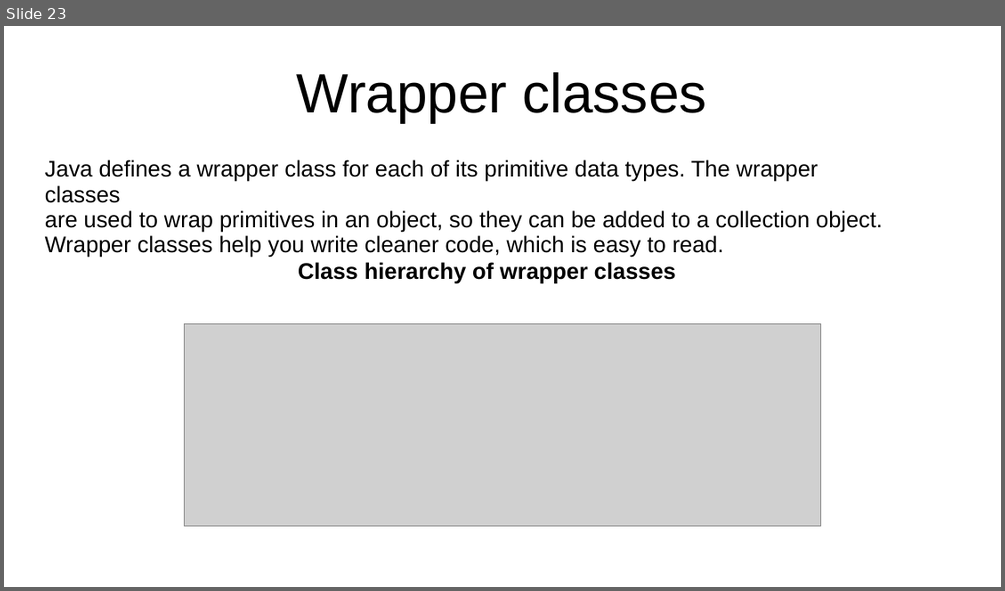
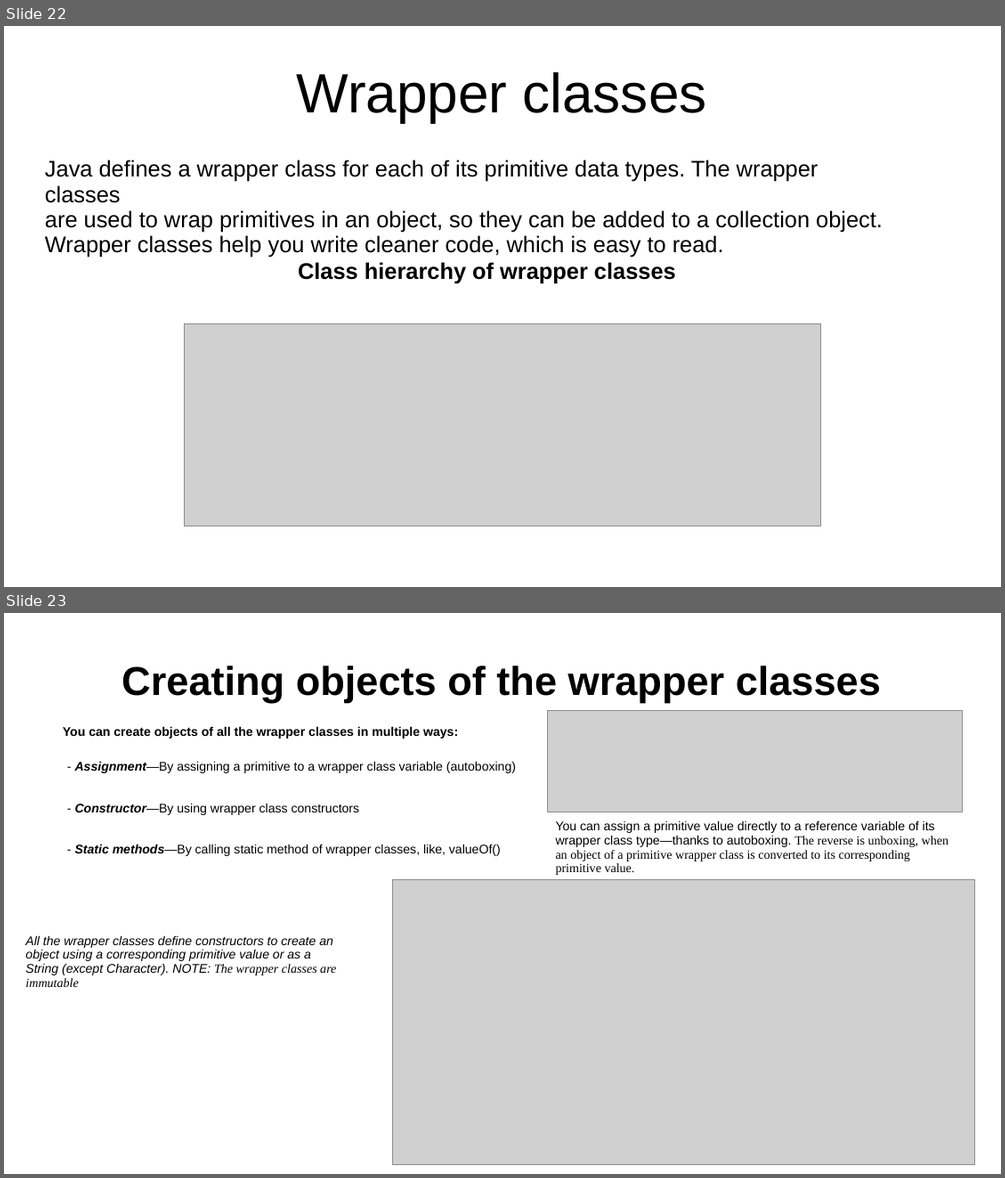
Before and after one commit to wtineomoronta/work-coding-dojo, a slide deck: Java Coding Dojo - Session 3.ppt. Shown one above the other, each under a label of ours: slide 23 before the commit, slides 22 and 23 after it. The pictures are 1005x591 and 1005x1178 pixels, drawn with LibreOffice and Linux fonts; fonts in the diff are those of the drawing; grey boxes stand for pictures. Boxes give left, top, right and bottom in pixels: in the first picture for what was removed or moved away, otherwise in the second. Text is boxed around its words. In the diff, an @@ line names an element or a change of style, - is before the commit and + after.

```diff
--- a/Java Coding Dojo - Session 3.ppt
+++ b/Java Coding Dojo - Session 3.ppt
@@ slide 23 added at <box>4,613,1001,1174</box>, background #FFFFFF @@
@@ title added at <box>121,666,881,702</box>, 32 pt, text #000000, bold @@
+Creating objects of the wrapper classes
@@ picture added at <box>548,710,963,811</box> @@
@@ text added at <box>63,726,458,738</box>, 10 pt, text #000000, bold @@
+You can create objects of all the wrapper classes in multiple ways:
@@ text added at <box>75,761,516,856</box>, 10 pt, text #000000 @@
+- Assignment—By assigning a primitive to a wrapper class variable (autoboxing)
+- Constructor—By using wrapper class constructors
+- Static methods—By calling static method of wrapper classes, like, valueOf()
@@ text added at <box>556,820,948,875</box>, 10 pt, text #000000 @@
+You can assign a primitive value directly to a reference variable of its wrapper class type—thanks to autoboxing. The reverse is unboxing, when an object of a primitive wrapper class is converted to its corresponding primitive value.
@@ picture added at <box>393,880,976,1165</box> @@
@@ text added at <box>25,935,336,987</box>, 10 pt, text #000000, italic @@
+All the wrapper classes define constructors to create an object using a corresponding primitive value or as a String (except Character). NOTE: The wrapper classes are immutable
@@ what was slide 23 is now slide 22 @@
```
Also in this commit, not shown: 1 slide removed.
